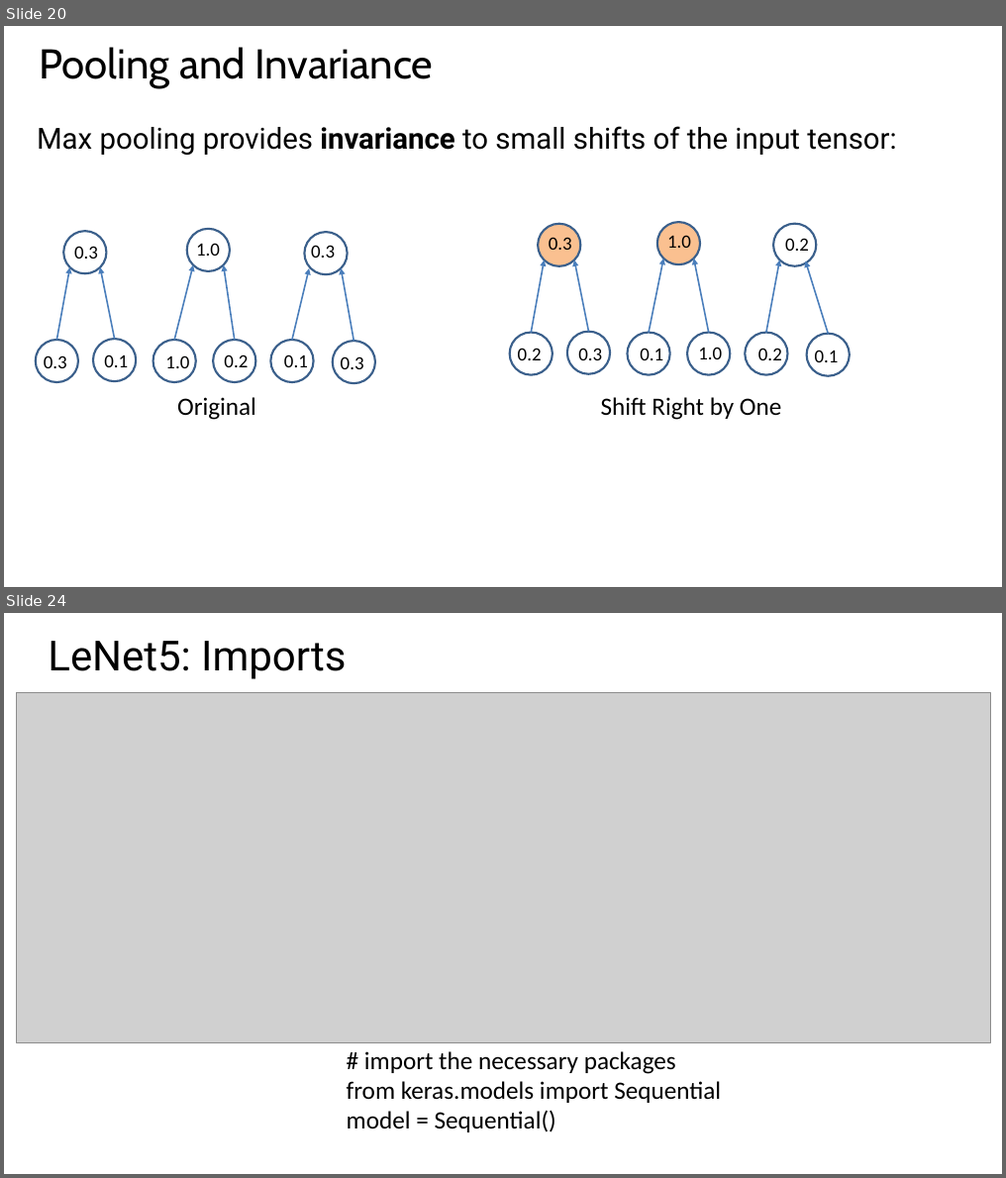
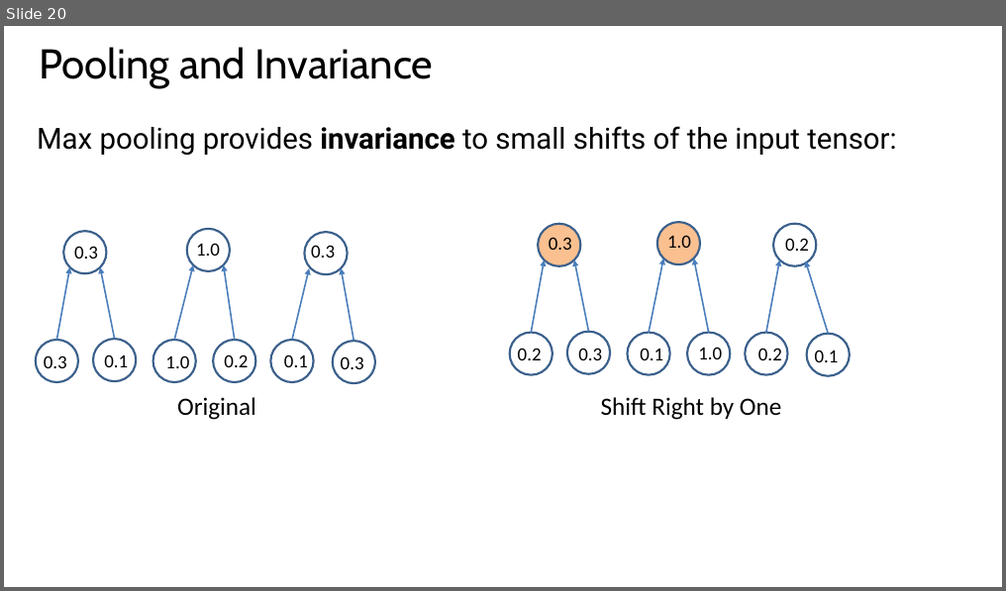
Before and after one commit to StephenElston/CSCI-E25, a slide deck: Slides/6_ConvolutionalNNs.pptx. Shown one above the other, each under a label of ours: slides 20 and 24 before the commit, slide 20 after it; the slides between them are not shown. The pictures are 1006x1178 and 1006x591 pixels, drawn with LibreOffice and Linux fonts; fonts in the diff are those of the drawing; grey boxes stand for pictures; background and template pictures are left out. Boxes give left, top, right and bottom in pixels: in the first picture for what was removed or moved away, otherwise in the second. Text is boxed around its words. In the diff, an @@ line names an element or a change of style, - is before the commit and + after.

```diff
--- a/Slides/6_ConvolutionalNNs.pptx
+++ b/Slides/6_ConvolutionalNNs.pptx
@@ slide 24 removed at <box>4,613,1002,1174</box>, background #FFFFFF @@
@@ text removed at <box>48,641,346,679</box> @@
-LeNet5: Imports
@@ picture removed at <box>16,692,991,1043</box> @@
@@ text removed at <box>347,1052,721,1133</box> @@
-# import the necessary packages
-from keras.models import Sequential
-model = Sequential()
```
Also in this commit, not shown: 16 other slides removed.
